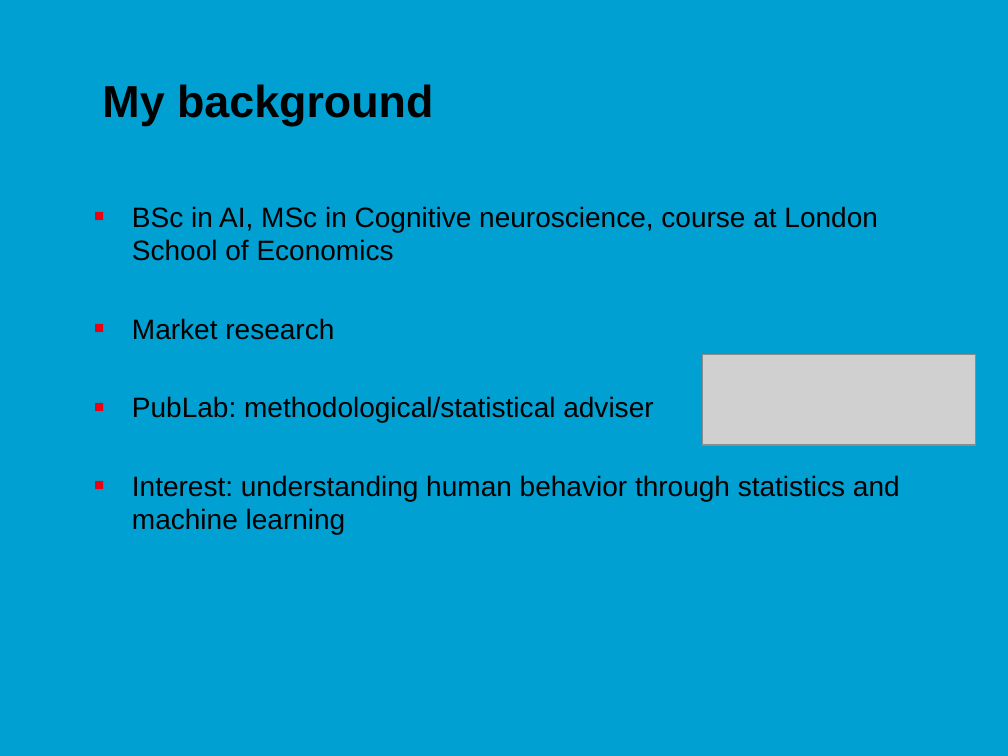
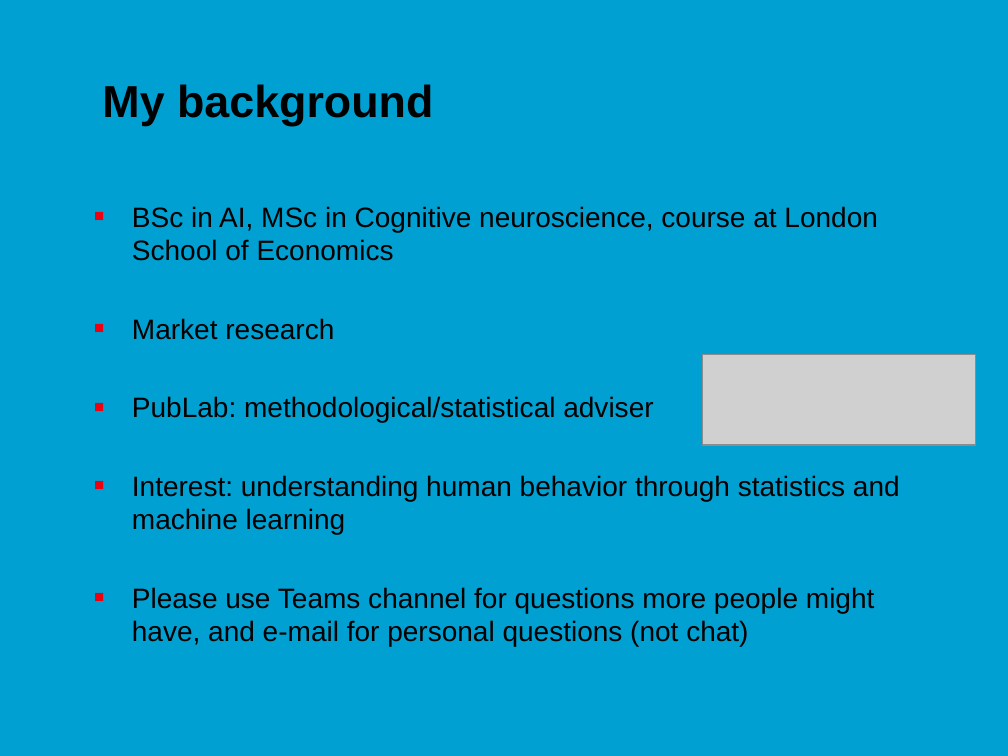
Before and after one commit to jonasmoons/data-driven-learning, a slide deck: slide 3 of slides/Week 1 - data and distributions.pptx (slide 4 before the commit). Drawn at 1008x756 pixels with LibreOffice and Linux fonts; fonts in the diff are those of the drawing; grey boxes stand for pictures; background and template pictures are left out. Boxes give left, top, right and bottom in pixels: in the first picture for what was removed or moved away, otherwise in the second. Text is boxed around its words. In the diff, an @@ line names an element or a change of style, - is before the commit and + after.

```diff
--- a/slides/Week 1 - data and distributions.pptx
+++ b/slides/Week 1 - data and distributions.pptx
@@ text at (132,587,875,646): paragraph added @@
+■ Please use Teams channel for questions more people might have, and e-mail for personal questions (not chat)
```
Also in this commit, not shown: 5 other slides changed, 2 slides added, 1 slide removed, 5 other files.
